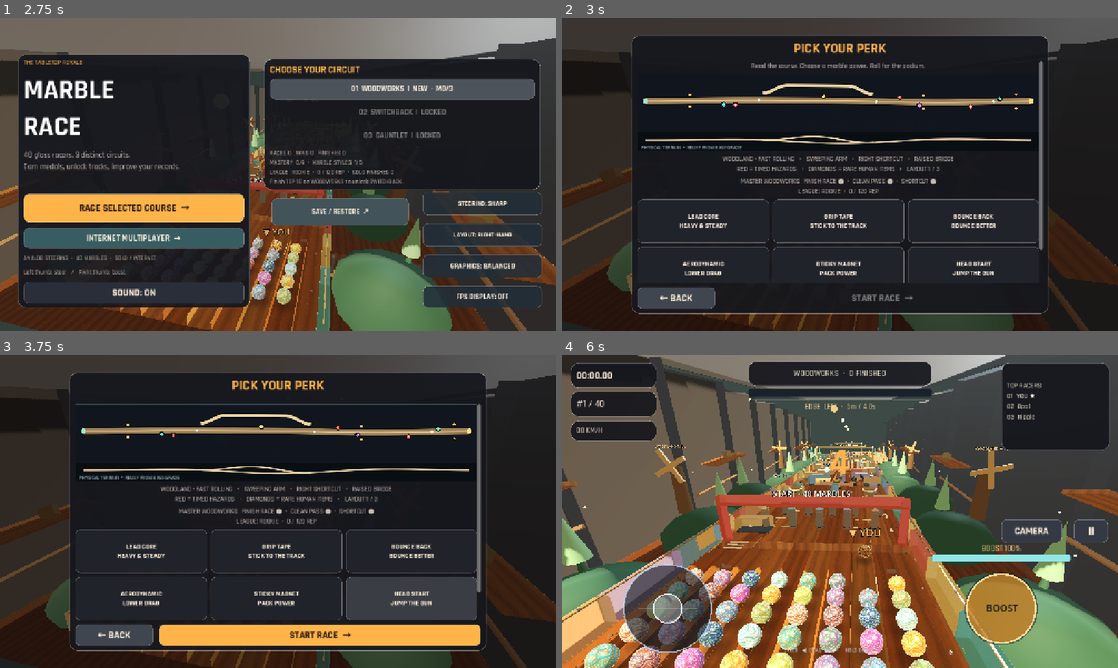
Above: before the commit, frames 1-4 (two rows, left to right).
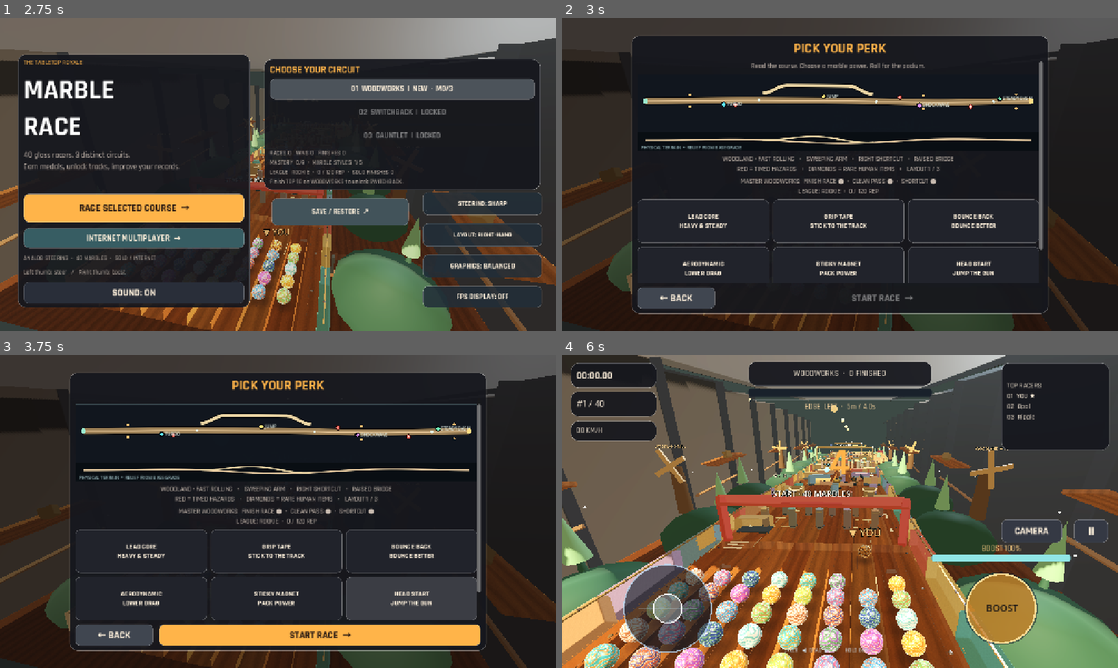
Above: after the commit, the same moments.

Repository: dbrckk/Marble-race-
Game: Godot game, scene res://scenes/main.tscn
The game is run twice, just before and just after one commit, with the same random seed, the same clock (stepped at 60 frames per second) and the same inputs.
Inputs:
- Up to frame 1 (2.75 s): click "STEERING: NORMAL" at 0.5 s; click "01 WOODWORKS | NEW · M0/3" at 1.25 s; click "01 WOODWORKS | NEW · M0/3" at 2 s
- Up to frame 2 (3 s): click "RACE SELECTED COURSE →" at 2.75 s
- Up to frame 3 (3.75 s): click "HEAD START JUMP THE GUN" at 3.5 s
- Up to frame 4 (6 s): click "HEAD START JUMP THE GUN" at 4.25 s; click "HEAD START JUMP THE GUN" at 5 s; click "START RACE →" at 5.75 s

Frame 1 is identical in both runs. In frame 2, 0.2% of the frame differs, in the area x 29-85%, y 24-29%; in frame 3, 0.2%, in the area x 29-85%, y 22-27%; in frame 4, nothing differs.

Commit message:
Label rare powerups on Android circuit preview without relying on color alone

Diff:
--- a/scripts/course_briefing.gd
+++ b/scripts/course_briefing.gd
@@ -149,6 +149,10 @@
         draw_colored_polygon(PackedVector2Array([
             position+Vector2(0.0,-4.8),position+Vector2(4.8,0.0),
             position+Vector2(0.0,4.8),position+Vector2(-4.8,0.0)]),color)
+        # Color-independent item names at a phone-safe small-map scale.
+        draw_string(get_theme_default_font(),position+Vector2(7.0,3.0),
+            RARE_ITEMS.label_at(index,course),
+            HORIZONTAL_ALIGNMENT_LEFT,-1,10,Color("#e5f1e9"))
     draw_circle(main[0],6.0,Color("#9bebcf"))
     draw_circle(main[main.size()-1],6.0,Color("#ffde85"))
     # A separate real terrain profile makes the biome's physical hills
